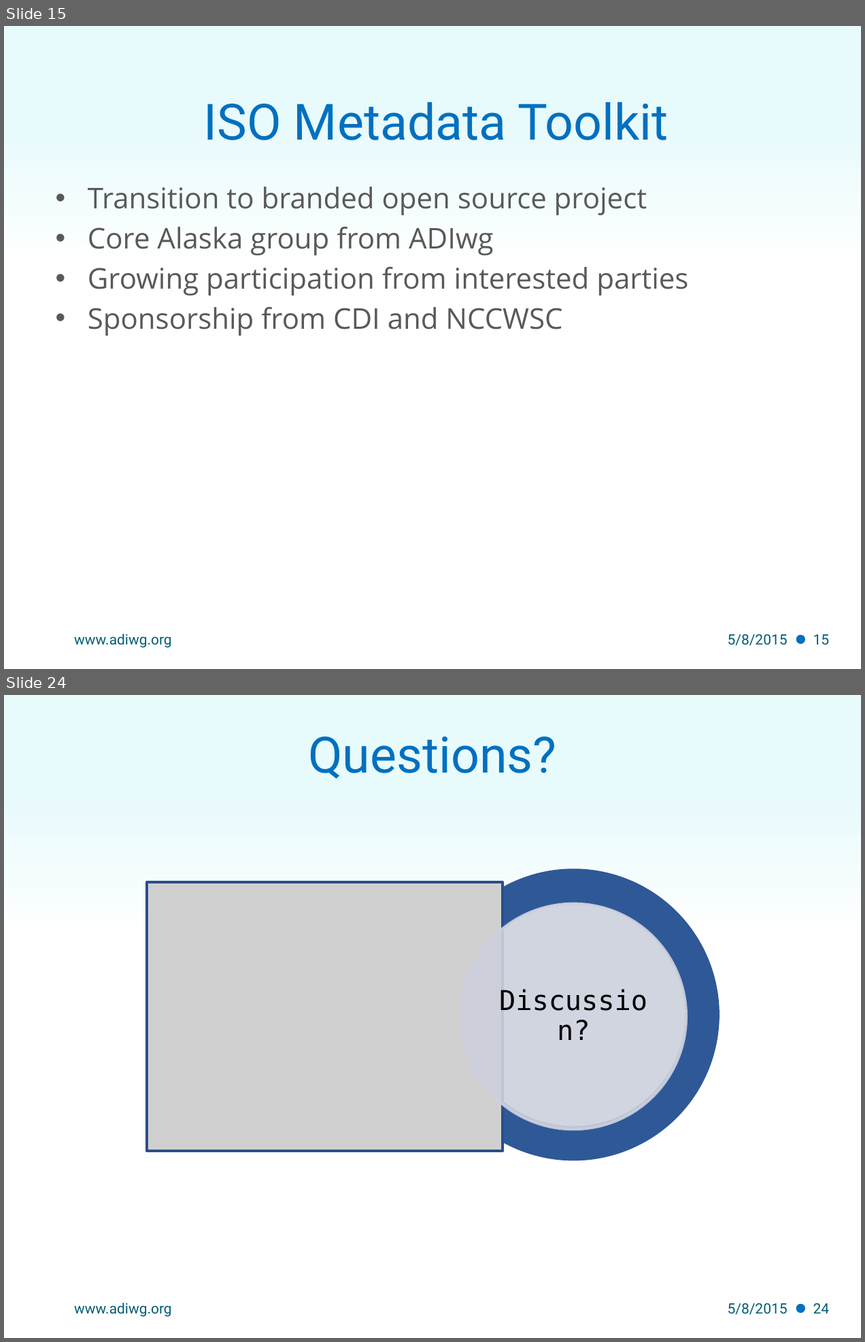
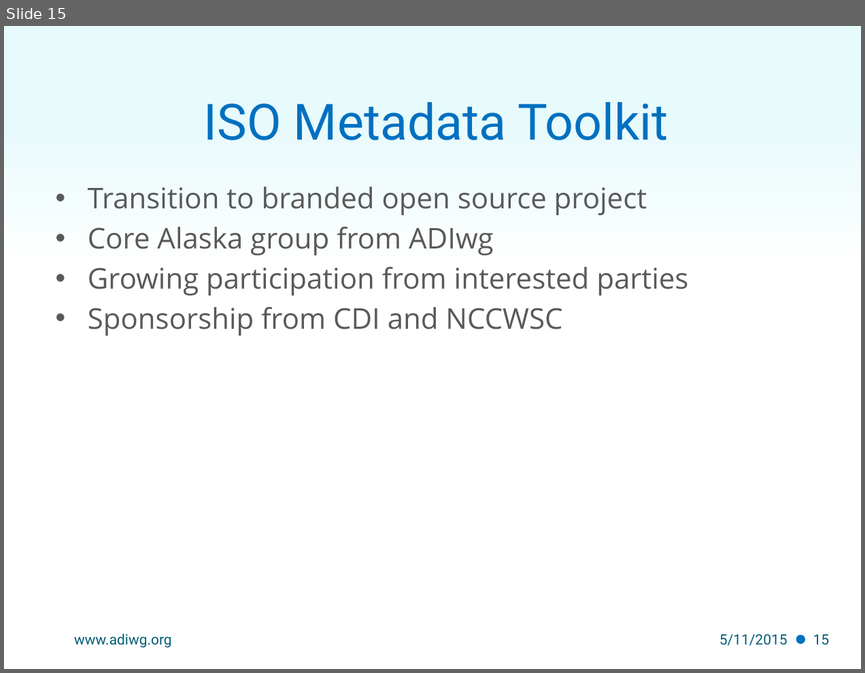
Before and after one commit to adiwg/mdWorkshop, a slide deck: S1.1_Workshop_Intro.pptx. Shown one above the other, each under a label of ours: slides 15 and 24 before the commit, slide 15 after it; the slides between them are not shown. The pictures are 865x1342 and 865x673 pixels, drawn with LibreOffice and Linux fonts; fonts in the diff are those of the drawing; grey boxes stand for pictures; background and template pictures are left out. Boxes give left, top, right and bottom in pixels: in the first picture for what was removed or moved away, otherwise in the second. Text is boxed around its words. In the diff, an @@ line names an element or a change of style, - is before the commit and + after.

```diff
--- a/S1.1_Workshop_Intro.pptx
+++ b/S1.1_Workshop_Intro.pptx
@@ slide 24 removed at box(4, 695, 861, 1338), background gradient #E7FAFC to #FFFFFF; not listed: 1 template element that a slide beside it also shows @@
@@ title removed at box(308, 736, 556, 779) @@
-Questions?
@@ group removed at box(147, 870, 718, 1159): 1 donut, 1 picture, 1 ellipse, 1 text @@
-Discussion?
@@ text removed at box(74, 1302, 172, 1317) @@
-www.adiwg.org
@@ text removed at box(728, 1303, 787, 1314) @@
-5/8/2015
@@ page number removed at box(813, 1303, 830, 1313) @@
-24
@@ slide 15 changed as well @@
@@ text at box(719, 634, 787, 645): text changed @@
-5/8/2015
+5/11/2015
```
Also in this commit, not shown: 13 other slides changed, 8 other slides removed, 1 other file.
